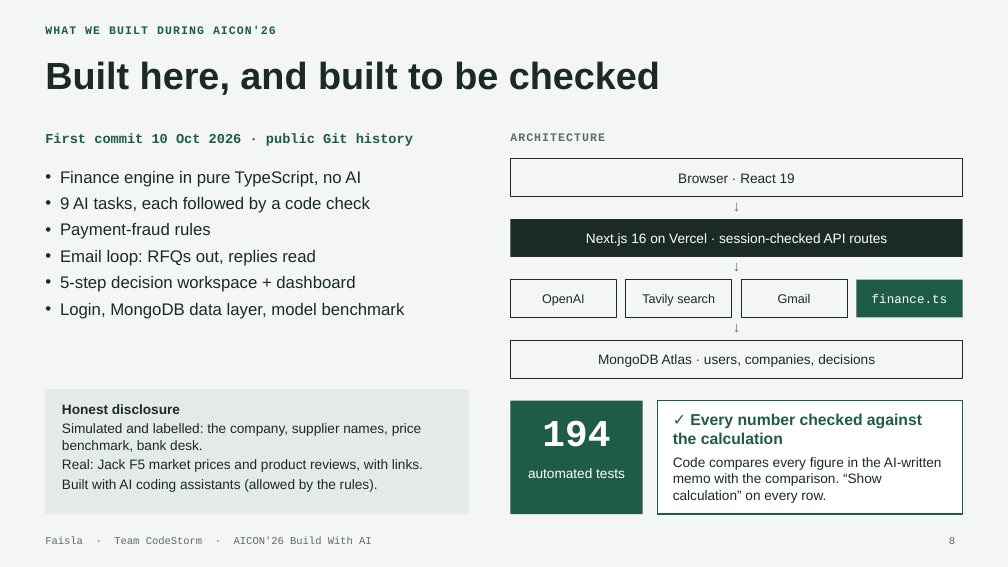
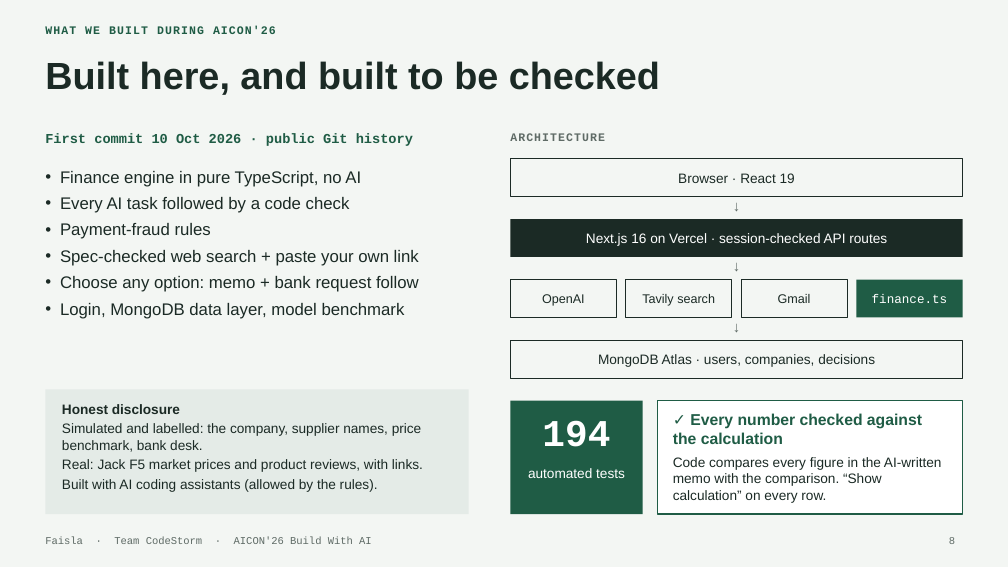
Before and after one commit to NotHamxa/faisla, a slide deck: slide 8 of docs/Faisla-Presentation.pptx. Drawn at 1008x567 pixels with LibreOffice and Linux fonts; fonts in the diff are those of the drawing. Boxes give left, top, right and bottom in pixels: in the first picture for what was removed or moved away, otherwise in the second. Text is boxed around its words. In the diff, an @@ line names an element or a change of style, - is before the commit and + after.

Commit message:
Update deck for the simpler flow, own choice and checked search; add PDF

```diff
--- a/docs/Faisla-Presentation.pptx
+++ b/docs/Faisla-Presentation.pptx
@@ text at [60,197,350,213]: text changed @@
-• 9 AI tasks, each followed by a code check
+• Every AI task followed by a code check
@@ text at [60,250,419,292]: text changed @@
-• Email loop: RFQs out, replies read
-• 5-step decision workspace + dashboard
+• Spec-checked web search + paste your own link
+• Choose any option: memo + bank request follow
```
Also in this commit, not shown: 2 other slides changed, 2 other files.
